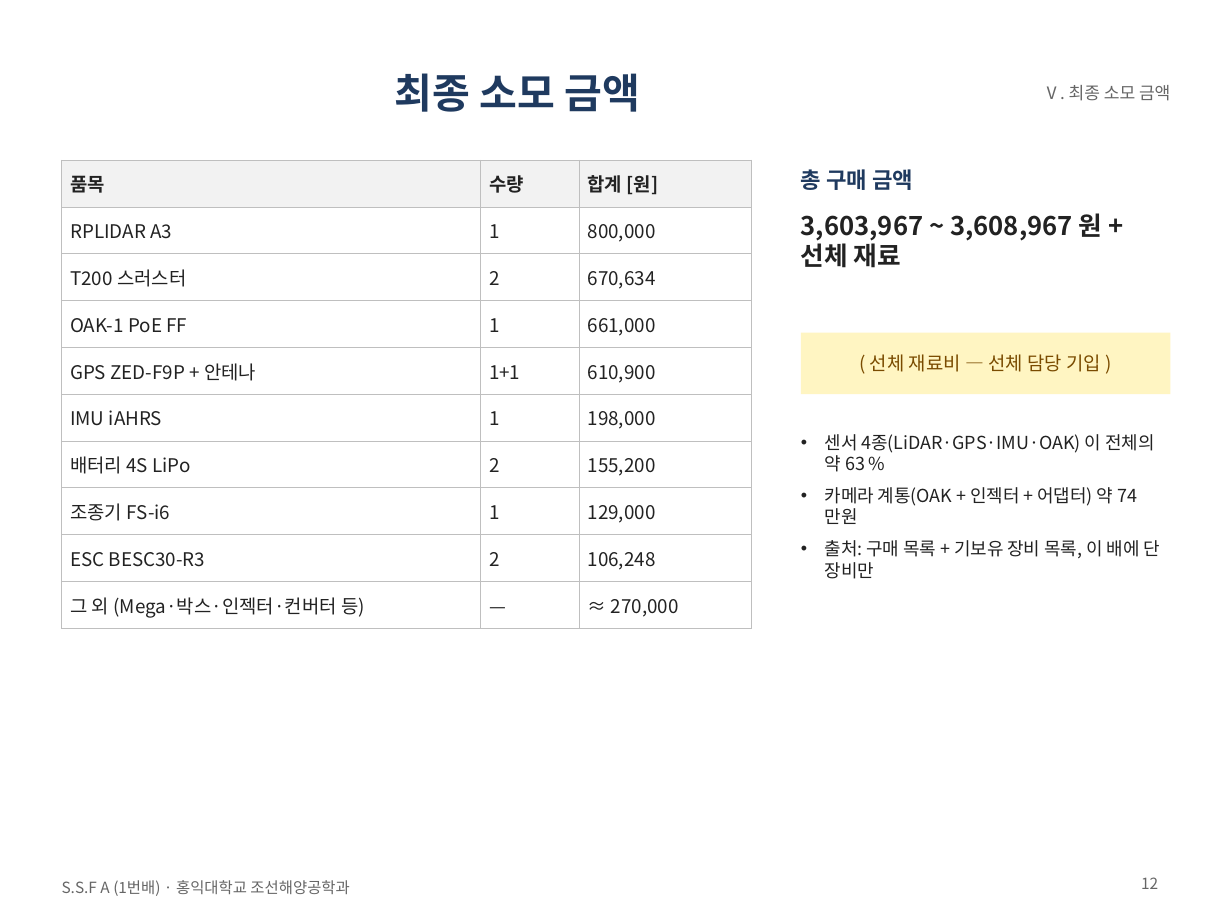
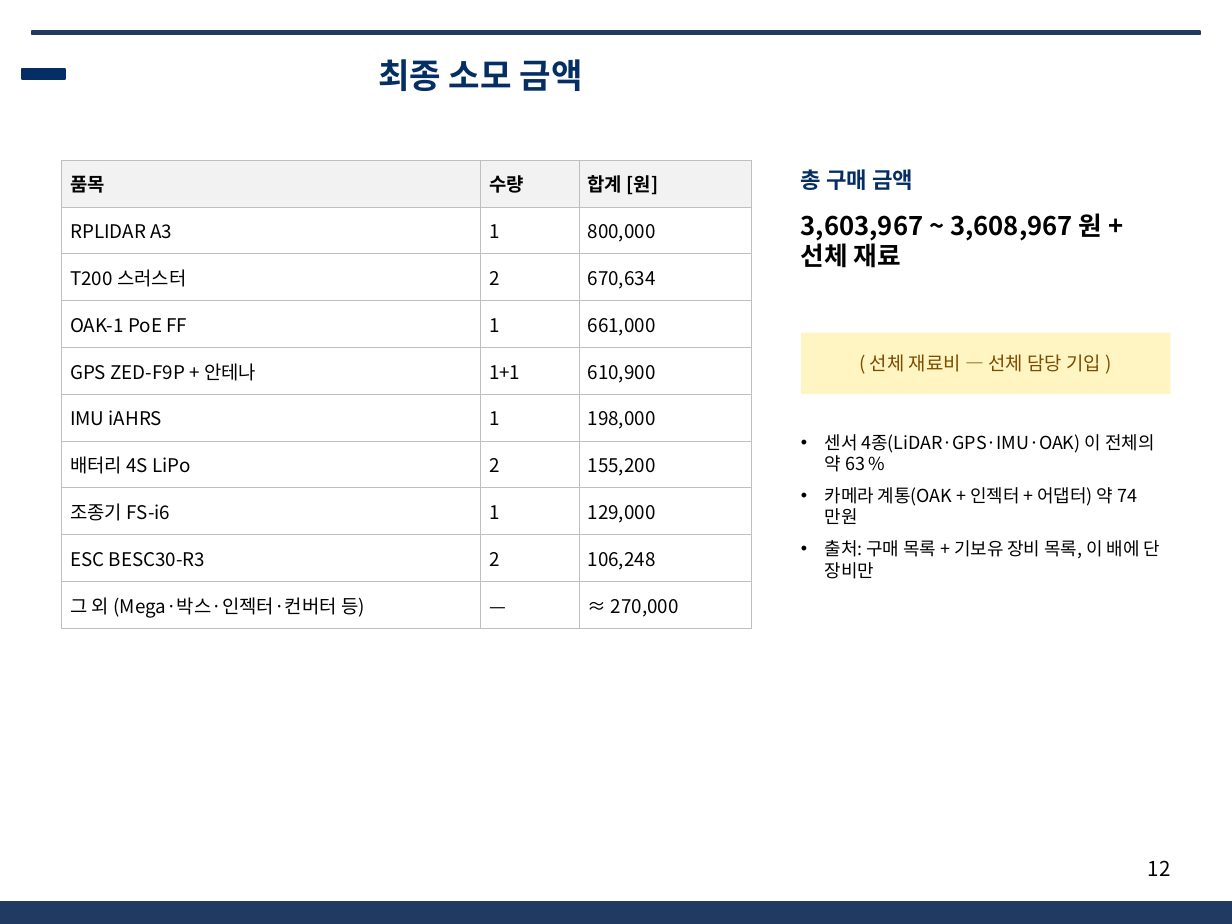
Before and after one commit to unmatsutake377-rgb/ros2_ws, a slide deck: slide 12 of docs/전달용/보고서_분담/발표자료_SSF_A.pptx. Drawn at 1232x924 pixels with LibreOffice and Linux fonts; fonts in the diff are those of the drawing; background and template pictures are left out. Boxes give left, top, right and bottom in pixels: in the first picture for what was removed or moved away, otherwise in the second. Text is boxed around its words. In the diff, an @@ line names an element or a change of style, - is before the commit and + after.

```diff
--- a/docs/전달용/보고서_분담/발표자료_SSF_A.pptx
+++ b/docs/전달용/보고서_분담/발표자료_SSF_A.pptx
@@ rectangle added at (x1=32, y1=31, x2=1200, y2=34), fill #213A62, outline #213A62 1 pt @@
@@ title "최종 소모 금액" moved from (x1=395, y1=73, x2=641, y2=112) to (x1=378, y1=59, x2=583, y2=91) @@
@@ title "최종 소모 금액" at (x1=378, y1=59, x2=583, y2=91): size 24 to 20 pt, text colour #1F3A5F to #052E65 @@
@@ rectangle added at (x1=22, y1=69, x2=65, y2=79), fill #052E65, outline #052E65 1 pt @@
@@ text removed at (x1=1043, y1=85, x2=1170, y2=101) @@
-Ⅴ. 최종 소모 금액
@@ table at (x1=62, y1=160, x2=752, y2=622) @@
@@ text colour #222222 to #000000 @@
@@ text "총 구매 금액" at (x1=801, y1=169, x2=913, y2=190): text colour #1F3A5F to #052E65 @@
@@ text "3,603,967 ~ 3,608,967 원 + ..." at (x1=801, y1=213, x2=1103, y2=268): text colour #222222 to #000000 @@
@@ text "센서 4종(LiDAR·GPS·IMU·OAK) 이 전체의 약 ..." at (x1=825, y1=434, x2=1160, y2=579): text colour #222222 to #000000 @@
@@ page number moved from (x1=1141, y1=877, x2=1158, y2=889) to (x1=1148, y1=860, x2=1171, y2=876) @@
@@ page number at (x1=1148, y1=860, x2=1171, y2=876): size 9 to 12 pt, text colour #666666 to #000000 @@
@@ text removed at (x1=62, y1=880, x2=349, y2=896) @@
-S.S.F A (1번배) · 홍익대학교 조선해양공학과
@@ rectangle added at (x1=0, y1=902, x2=1232, y2=924), fill #213A62, outline #213A62 1 pt @@
```
Also in this commit, not shown: 11 other slides changed, 4 other files.
